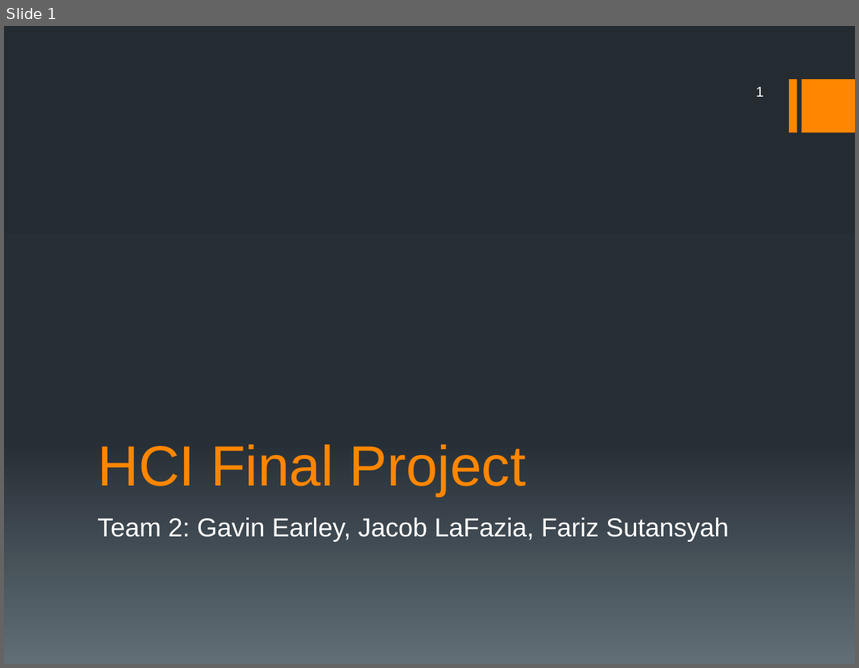
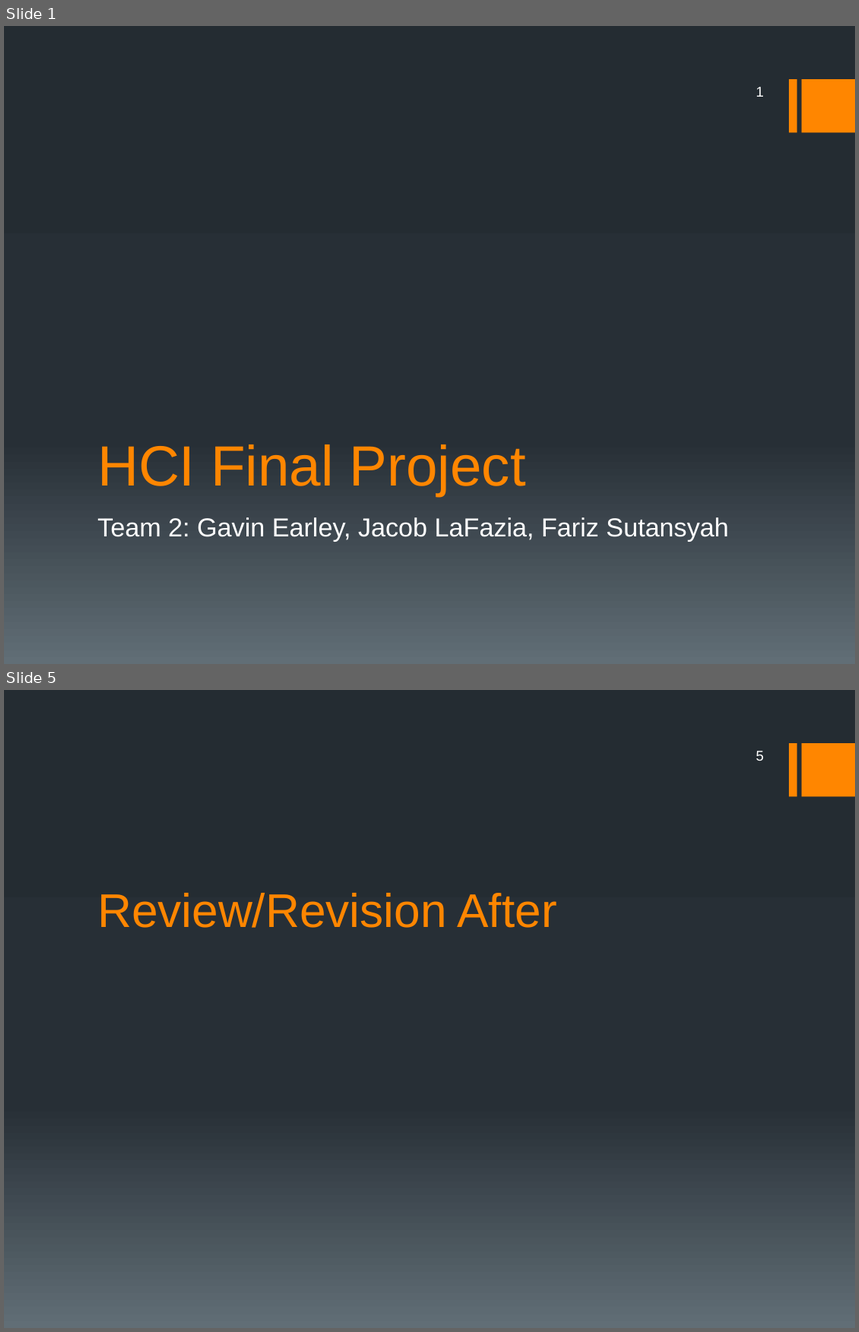
Before and after one commit to gearley85/HCIFinalProject, a slide deck: HCI Final Project.pptx. Shown one above the other, each under a label of ours: slide 1 before the commit, slides 1 and 5 after it; the slides between them are not shown. The pictures are 859x668 and 859x1332 pixels, drawn with LibreOffice and Linux fonts; fonts in the diff are those of the drawing. Boxes give left, top, right and bottom in pixels: in the first picture for what was removed or moved away, otherwise in the second. Text is boxed around its words. In the diff, an @@ line names an element or a change of style, - is before the commit and + after.

Commit message:
Updated slides, added in Peer Review

```diff
--- a/HCI Final Project.pptx
+++ b/HCI Final Project.pptx
@@ slide 5 added at box(4, 690, 855, 1328), background gradient #242C33 to #273037 to #636D76; not listed: 2 template elements that a slide beside it also shows @@
@@ page number added at box(756, 751, 764, 761), 12 pt, text #FFFFFF @@
+5
@@ title added at box(97, 893, 557, 928), 40 pt, text #FF8600 @@
+Review/Revision After
```
Also in this commit, not shown: 5 other slides added, 1 slide removed, 1 other file.
